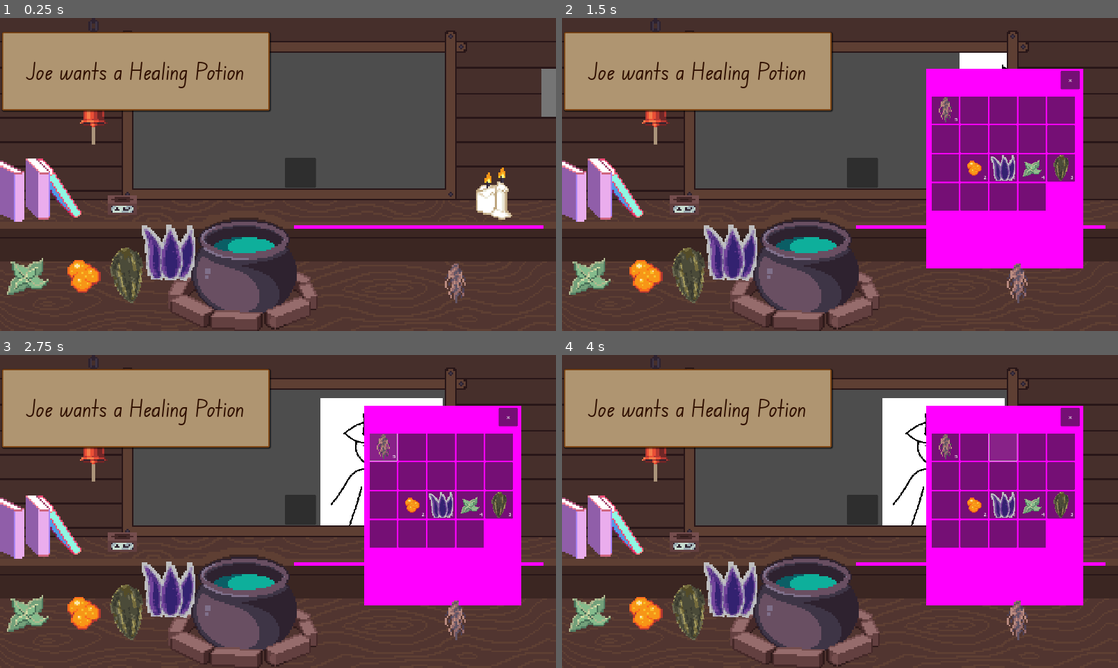
Above: before the commit, frames 1-4 (two rows, left to right).
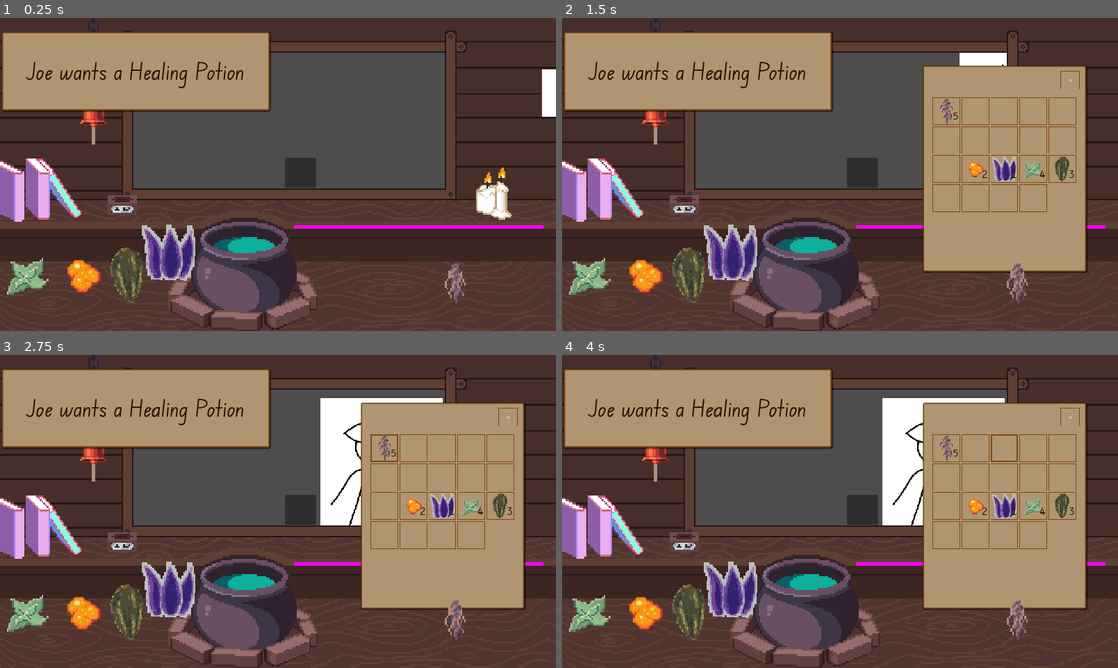
Above: after the commit, the same moments.

Repository: HuskyGameDev/2024s-team3
Game: Godot game, scene res://Scenes/Screens/Main.tscn
The game is run twice, just before and just after one commit, with the same random seed, the same clock (stepped at 60 frames per second) and the same inputs.
Inputs (mouse positions are in pixels of both pictures, inside the frame that each line leads up to; where the layout moved, square brackets give the same spot in the first picture):
- Up to frame 1 (0.25 s): no input
- Up to frame 2 (1.5 s): click (862, 171) at 0.5 s; click (1112, 93) at 1.25 s
- Up to frame 3 (2.75 s): click (383, 448) [383, 445] at 2 s
- Up to frame 4 (4 s): click (973, 448) [973, 445] at 2.75 s; click (1006, 448) [1001, 445] at 3.5 s

The runs differ from the first frame. In frame 1, 0.4% of the frame differs, in the area x 97-100%, y 16-32%; in frame 2, 19%; in frame 3, 19%, in the area x 64-95%, y 15-82%; in frame 4, 19%.

Commit message:
drawer styling

Diff:
--- a/Assets/Themes/UiTheme.tres
+++ b/Assets/Themes/UiTheme.tres
@@ -1,7 +1,43 @@
-[gd_resource type="Theme" load_steps=4 format=3 uid="uid://pfkwq4x1374y"]
+[gd_resource type="Theme" load_steps=8 format=3 uid="uid://pfkwq4x1374y"]
 
-[ext_resource type="FontFile" uid="uid://hv6s8x4ynyvt" path="res://Assets/Themes/Fonts/Journal.ttf" id="1_5a5me"]
-[ext_resource type="FontFile" uid="uid://b7v1xeoebsq10" path="res://Assets/Themes/Fonts/User_Interface.ttf" id="2_egab8"]
+[ext_resource type="FontFile" uid="uid://hv6s8x4ynyvt" path="res://Assets/Themes/Fonts/Journal.ttf" id="1_vr6fn"]
+[ext_resource type="FontFile" uid="uid://b7v1xeoebsq10" path="res://Assets/Themes/Fonts/User_Interface.ttf" id="2_ui1ll"]
+
+[sub_resource type="StyleBoxFlat" id="StyleBoxFlat_av14e"]
+bg_color = Color(0.6, 0.6, 0.6, 0)
+border_width_left = 2
+border_width_top = 2
+border_width_right = 2
+border_width_bottom = 2
+border_color = Color(0.498039, 0.278431, 0.0862745, 1)
+
+[sub_resource type="StyleBoxFlat" id="StyleBoxFlat_0sg6c"]
+bg_color = Color(0.6, 0.6, 0.6, 0)
+border_width_left = 5
+border_width_top = 5
+border_width_right = 5
+border_width_bottom = 5
+border_color = Color(0.498039, 0.278431, 0.0862745, 1)
+
+[sub_resource type="StyleBoxFlat" id="StyleBoxFlat_w7ovi"]
+bg_color = Color(0.6, 0.6, 0.6, 0)
+border_width_left = 2
+border_width_top = 2
+border_width_right = 2
+border_width_bottom = 2
+border_color = Color(0.498039, 0.278431, 0.0862745, 1)
+
+[sub_resource type="StyleBoxFlat" id="StyleBoxFlat_w2tu6"]
+bg_color = Color(0.498039, 0.278431, 0.0862745, 0.47451)
+border_width_left = 5
+border_width_top = 5
+border_width_right = 5
+border_width_bottom = 5
+border_color = Color(0.498039, 0.278431, 0.0862745, 1)
+corner_radius_top_left = 2
+corner_radius_top_right = 2
+corner_radius_bottom_right = 2
+corner_radius_bottom_left = 2
 
 [sub_resource type="StyleBoxFlat" id="StyleBoxFlat_v3qki"]
 bg_color = Color(0.686275, 0.584314, 0.443137, 1)
@@ -22,11 +58,15 @@
 shadow_offset = Vector2(2, 2)
 
 [resource]
+Button/styles/focus = SubResource("StyleBoxFlat_av14e")
+Button/styles/hover = SubResource("StyleBoxFlat_0sg6c")
+Button/styles/normal = SubResource("StyleBoxFlat_w7ovi")
+Button/styles/pressed = SubResource("StyleBoxFlat_w2tu6")
 HeaderLarge/font_sizes/font_size = 80
 Label/colors/font_color = Color(0.184314, 0.0588235, 0, 1)
 Label/font_sizes/font_size = 35
-Label/fonts/font = ExtResource("1_5a5me")
+Label/fonts/font = ExtResource("1_vr6fn")
 PanelContainer/styles/panel = SubResource("StyleBoxFlat_v3qki")
 TooltipLabel/base_type = &"Label"
 TooltipLabel/font_sizes/font_size = 40
-TooltipLabel/fonts/font = ExtResource("2_egab8")
+TooltipLabel/fonts/font = ExtResource("2_ui1ll")
--- a/Scenes/UI/Drawer.tscn
+++ b/Scenes/UI/Drawer.tscn
@@ -1,8 +1,7 @@
 [gd_scene load_steps=4 format=3 uid="uid://br236elfur261"]
 
 [ext_resource type="Script" path="res://Scripts/drawer.gd" id="1_0p3jo"]
-
-[sub_resource type="PlaceholderTexture2D" id="PlaceholderTexture2D_ufkek"]
+[ext_resource type="Theme" uid="uid://pfkwq4x1374y" path="res://Assets/Themes/UiTheme.tres" id="1_s0qhv"]
 
 [sub_resource type="CanvasTexture" id="CanvasTexture_ksx5s"]
 specular_color = Color(0.65098, 0.301961, 0.0470588, 1)
@@ -18,9 +17,10 @@
 offset_bottom = -190.0
 grow_horizontal = 2
 grow_vertical = 2
+theme = ExtResource("1_s0qhv")
 script = ExtResource("1_0p3jo")
 
-[node name="Background" type="NinePatchRect" parent="."]
+[node name="Background" type="PanelContainer" parent="."]
 layout_mode = 1
 anchors_preset = 15
 anchor_right = 1.0
@@ -28,15 +28,9 @@
 offset_left = 57.0
 grow_horizontal = 2
 grow_vertical = 2
-texture = SubResource("PlaceholderTexture2D_ufkek")
 
 [node name="M" type="MarginContainer" parent="Background"]
-layout_mode = 1
-anchors_preset = 15
-anchor_right = 1.0
-anchor_bottom = 1.0
-grow_horizontal = 2
-grow_vertical = 2
+layout_mode = 2
 theme_override_constants/margin_left = 19
 theme_override_constants/margin_top = 11
 theme_override_constants/margin_right = 19
--- a/Scenes/UI/Drawer_button.tscn
+++ b/Scenes/UI/Drawer_button.tscn
@@ -1,6 +1,7 @@
-[gd_scene load_steps=4 format=3 uid="uid://ty3ib64sn5o4"]
+[gd_scene load_steps=5 format=3 uid="uid://ty3ib64sn5o4"]
 
 [ext_resource type="Script" path="res://Scripts/InventoryButton.gd" id="1_3je7l"]
+[ext_resource type="Theme" uid="uid://pfkwq4x1374y" path="res://Assets/Themes/UiTheme.tres" id="1_8xihf"]
 [ext_resource type="Script" path="res://Scripts/dragIcon.gd" id="2_gh42m"]
 
 [sub_resource type="RectangleShape2D" id="RectangleShape2D_m3nvt"]
@@ -12,6 +13,7 @@
 anchor_right = 0.05
 anchor_bottom = 0.089
 offset_bottom = -0.120003
+theme = ExtResource("1_8xihf")
 script = ExtResource("1_3je7l")
 
 [node name="Icon" type="TextureRect" parent="."]
@@ -30,17 +32,40 @@
 script = ExtResource("2_gh42m")
 
 [node name="Quantity" type="Label" parent="Icon"]
-layout_mode = 1
-anchors_preset = 3
-anchor_left = 1.0
-anchor_top = 1.0
-anchor_right = 1.0
-anchor_bottom = 1.0
-offset_left = -40.0
-offset_top = -23.0
+layout_mode = 2
+offset_left = 1.0
+offset_top = 2.0
+offset_right = 87.0
+offset_bottom = 86.0
 grow_horizontal = 0
 grow_vertical = 0
+theme_type_variation = &"TooltipLabel"
 horizontal_alignment = 2
+vertical_alignment = 2
+
+[node name="Quantity2" type="Label" parent="Icon"]
+layout_mode = 2
+offset_left = 1.0
+offset_top = 2.0
+offset_right = 87.0
+offset_bottom = 86.0
+grow_horizontal = 0
+grow_vertical = 0
+theme_type_variation = &"TooltipLabel"
+horizontal_alignment = 2
+vertical_alignment = 2
+
+[node name="Quantity3" type="Label" parent="Icon"]
+layout_mode = 2
+offset_left = 1.0
+offset_top = 2.0
+offset_right = 87.0
+offset_bottom = 86.0
+grow_horizontal = 0
+grow_vertical = 0
+theme_type_variation = &"TooltipLabel"
+horizontal_alignment = 2
+vertical_alignment = 2
 
 [node name="InvArea" type="Area2D" parent="."]
 position = Vector2(1, 1)
--- a/Scenes/UI/Tooltip.tscn
+++ b/Scenes/UI/Tooltip.tscn
@@ -1,6 +1,6 @@
 [gd_scene load_steps=3 format=3 uid="uid://l8jrjv0qfv3j"]
 
-[ext_resource type="Theme" uid="uid://pfkwq4x1374y" path="res://Assets/Themes/TooltipTheme.tres" id="1_ta6en"]
+[ext_resource type="Theme" uid="uid://pfkwq4x1374y" path="res://Assets/Themes/UiTheme.tres" id="1_a3qlo"]
 [ext_resource type="Script" path="res://Scripts/tooltip.gd" id="2_gx5m2"]
 
 [node name="Tooltip" type="Control"]
@@ -11,7 +11,7 @@
 anchor_bottom = 1.0
 grow_vertical = 0
 mouse_filter = 1
-theme = ExtResource("1_ta6en")
+theme = ExtResource("1_a3qlo")
 script = ExtResource("2_gx5m2")
 
 [node name="PanelContainer" type="PanelContainer" parent="."]
--- a/Scenes/UI/textBox.tscn
+++ b/Scenes/UI/textBox.tscn
@@ -1,7 +1,7 @@
 [gd_scene load_steps=3 format=3 uid="uid://ccsccje0muvta"]
 
 [ext_resource type="Script" path="res://Scripts/textBox.gd" id="1_uhhou"]
-[ext_resource type="Theme" uid="uid://pfkwq4x1374y" path="res://Assets/Themes/TooltipTheme.tres" id="2_gaxp1"]
+[ext_resource type="Theme" uid="uid://pfkwq4x1374y" path="res://Assets/Themes/UiTheme.tres" id="2_fbmh5"]
 
 [node name="TextBox" type="CanvasLayer"]
 offset = Vector2(-300, -650)
@@ -19,7 +19,7 @@
 offset_bottom = -121.0
 grow_horizontal = 2
 grow_vertical = 0
-theme = ExtResource("2_gaxp1")
+theme = ExtResource("2_fbmh5")
 
 [node name="Label" type="Label" parent="TextboxContainer"]
 custom_minimum_size = Vector2(700, 5)
